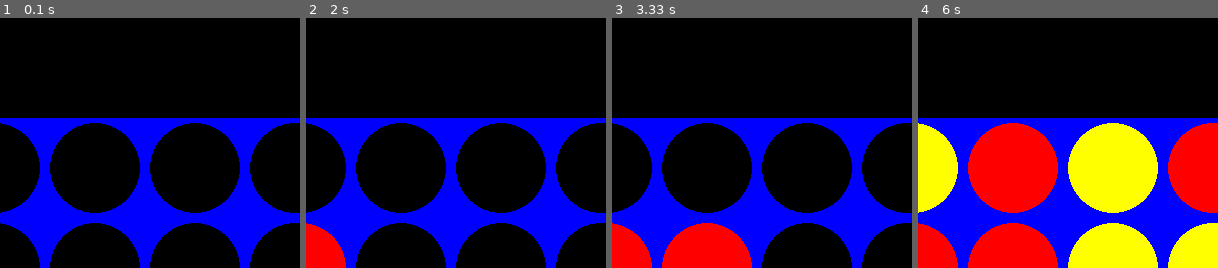
Above: before the commit, frames 1-4 (left to right).
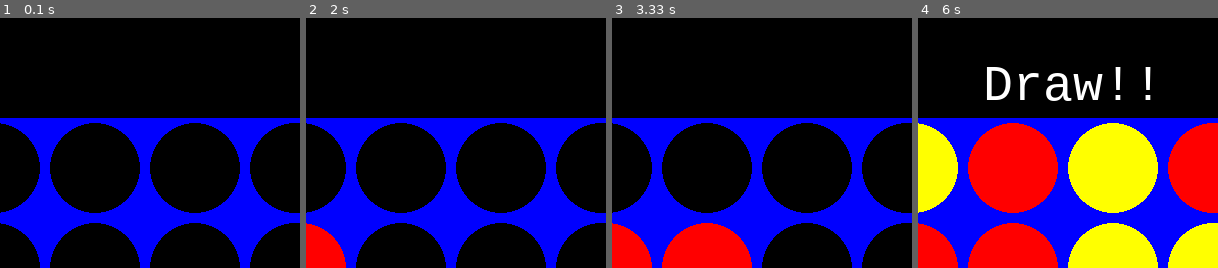
Above: after the commit, the same moments.

Repository: AnawatPaotthong/AI_project_connect4
Game: pygame game, started from connect4_pygame.py
Same seed, same stepped clock (60 frames per second), same inputs: the game is played once before the commit and once after it.
Inputs (mouse positions are % of the whole screen's width and height, from its top left):
- Up to frame 1 (0.1 s): no input
- Up to frame 2 (2 s): click (33, 50) at 0.38 s; click (43, 58) at 0.75 s; click (11, 74) at 1.1 s; click (11, 81) at 1.45 s; click (15, 36) at 1.82 s
- Up to frame 3 (3.33 s): click (28, 44) at 2.18 s; click (57, 62) at 2.55 s; click (26, 51) at 2.92 s; click (19, 44) at 3.28 s
- Up to frame 4 (6 s): click (10, 33) at 3.65 s; move the mouse to (32, 85) at 3.9 s; click (32, 85) at 4.02 s; move the mouse to (46, 81) at 4.27 s; click (46, 81) at 4.38 s; move the mouse to (58, 88) at 4.63 s; click (58, 88) at 4.75 s; click (50, 60) at 5.12 s; click (53, 24) at 5.48 s; click (44, 28) at 5.85 s
The pictures show only the part of the screen within x 9-59%, y 0-50%; the shares and areas given below are measured in that part.
The window is 400x500 before the commit and 600x500 after it. Grey fills any space a smaller window leaves; there, only what the larger window draws over its background counts as a difference.

The runs differ from the first frame. In frame 1, only the window size differs. In frame 2, only the window size differs. In frame 3, only the window size differs. In frame 4, 2.3% of the frame differs, in the area x 23-78%, y 19-34%.

Commit message:
update[tie game in connect4_pygame]

Diff:
--- a/connect4.py
+++ b/connect4.py
@@ -1,8 +1,13 @@
+from connect4_AI import draw_board
 import numpy as np
 
 ROW_COUNT = 4
 COLUMN_COUNT = 4
 
+DRAW_COUNT = [[0, 0, 0, 0,]
+              [0, 0, 0, 0,]
+              [0, 0, 0, 0,]
+              [0, 0, 0, 0,]]
 def create_board():
   board = np.zeros((ROW_COUNT,COLUMN_COUNT))
   return board
@@ -44,8 +49,12 @@
       for r in range(3, ROW_COUNT):
           if board[r][c] == piece and board[r-1][c+1] == piece and board[r-2][c+2] == piece and board[r-3][c+3] == piece:
             return True
-
-
+draw = 0
+def check_draw(board):
+  for i in range(ROW_COUNT):
+    for j in range(COLUMN_COUNT):
+      if board[i][j] == DRAW_COUNT[i][j] :
+        draw = 1
 board = create_board()
 print_board(board)
 
@@ -53,8 +62,10 @@
 turn = 0
 
 while not game_over:
+  if draw == 1:
+    print("Draw!")
   #Ask for player 1 input
-  if turn == 0:
+  elif turn == 0:
     col = int(input("Player 1: make your selection (0-2):"))
 
     if is_valid_location(board, col):
@@ -63,7 +74,6 @@
       if winning_move(board, 1):
         print("PLAYER 1 Wins!")
         game_over = True
-
 
   #Ask for player 2 input
   else:
--- a/connect4_pygame.py
+++ b/connect4_pygame.py
@@ -3,13 +3,21 @@
 import sys
 import math
 
+from pygame.draw import circle
+
 BLUE = (0,0,255)
 BLACK = (0,0,0)
 RED = (255,0,0)
 YELLOW = (255,255,0)
+WHITE = (255,255,255)
 
 ROW_COUNT = 4
 COLUMN_COUNT = 4
+DRAW_COUNT = [[0, 0, 0, 0,],
+              [0, 0, 0, 0,],
+              [0, 0, 0, 0,],
+              [0, 0, 0, 0,]]
+
 
 def create_board():
 	board = np.zeros((ROW_COUNT,COLUMN_COUNT))
@@ -68,6 +76,12 @@
 				pygame.draw.circle(screen, YELLOW, (int(c*SQUARESIZE+SQUARESIZE/2), height-int(r*SQUARESIZE+SQUARESIZE/2)), RADIUS)
 	pygame.display.update()
 
+def check_draw(board):
+  for i in range(ROW_COUNT):
+    for j in range(COLUMN_COUNT):
+      if board[3][j] != DRAW_COUNT[3][j] :
+        return True
+
 
 board = create_board()
 print_board(board)
@@ -81,7 +95,8 @@
 width = COLUMN_COUNT * SQUARESIZE
 height = (ROW_COUNT+1) * SQUARESIZE
 
-size = (width, height)
+size = (width+200, height)
+
 
 RADIUS = int(SQUARESIZE/2 - 5)
 
@@ -122,13 +137,22 @@
 						label = myfont.render("Player 1 WINS!!", 1, RED)
 						screen.blit(label, (32, 53))
 						game_over = True
+					if  not game_over:
+						for c in range(COLUMN_COUNT-3):
+							for r in range(ROW_COUNT):
+								if r == 3 and board[3][c] != 0 and board[3][c+1] != 0 and board[3][c+2] != 0 and board[3][c+3] != 0:
+									if check_draw(board):
+										label = myfont.render("Draw!!", 1,WHITE)
+										screen.blit(label, (120, 40))
+										print("Draw!")
+										game_over = True
+
 
 
 			# # Ask for Player 2 Input
 			else:
 				posx = event.pos[0]
 				col = int(math.floor(posx/SQUARESIZE))
-
 				if is_valid_location(board, col):
 					row = get_next_open_row(board, col)
 					drop_piece(board, row, col, 2)
@@ -137,6 +161,15 @@
 						label = myfont.render("Player 2 WINS!!", 1, YELLOW)
 						screen.blit(label, (40,10))
 						game_over = True
+					if  not game_over:
+						for c in range(COLUMN_COUNT-3):
+							for r in range(ROW_COUNT):
+								if r == 3 and board[3][c] != 0 and board[3][c+1] != 0 and board[3][c+2] != 0 and board[3][c+3] != 0:
+									if check_draw(board):
+										label = myfont.render("Draw!!", 2,WHITE)
+										screen.blit(label, (120, 40))
+										print("Draw!")
+										game_over = True
 
 			print_board(board)
 			draw_board(board)
